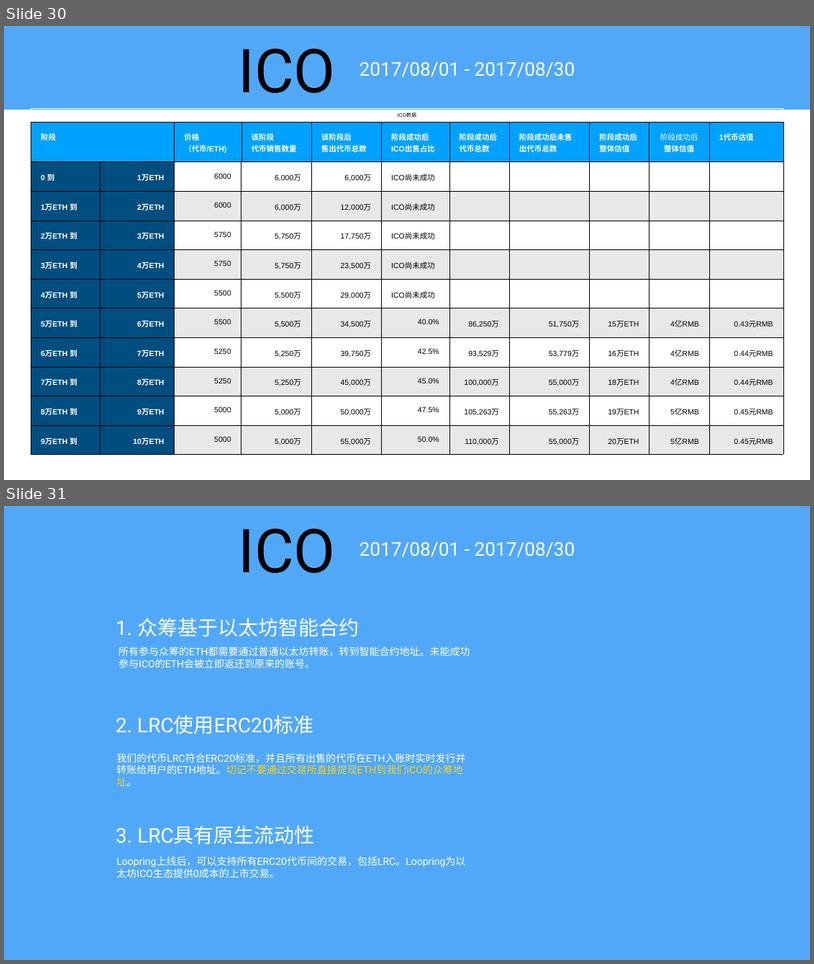
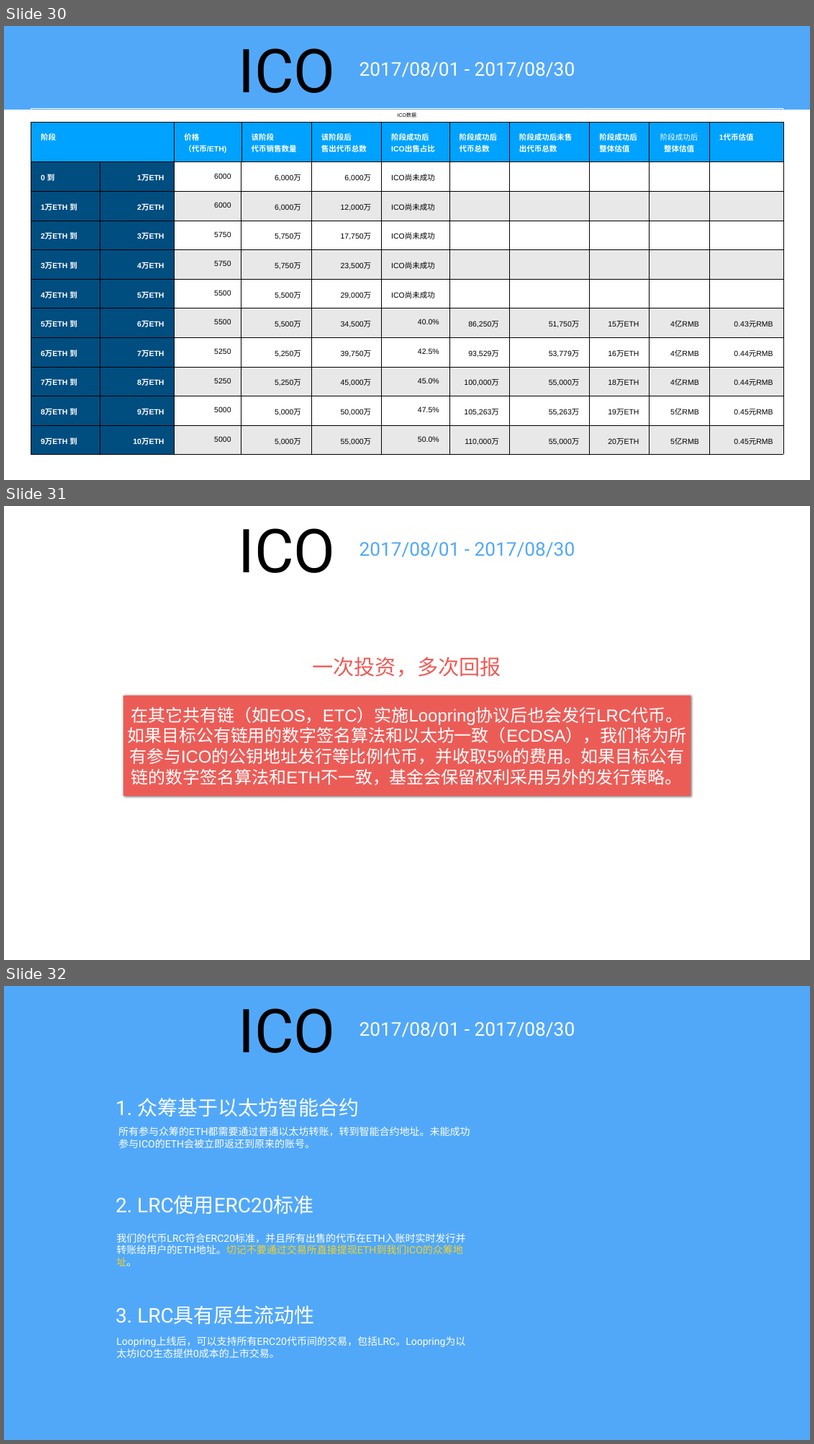
Before and after one commit to Loopring/whitepaper, a slide deck: keynote/loopring-technical.pptx. Shown one above the other, each under a label of ours: slides 30 and 31 before the commit, slides 30, 31 and 32 after it. The pictures are 814x964 and 814x1444 pixels, drawn with LibreOffice and Linux fonts; fonts in the diff are those of the drawing. Boxes give left, top, right and bottom in pixels: in the first picture for what was removed or moved away, otherwise in the second. Text is boxed around its words. In the diff, an @@ line names an element or a change of style, - is before the commit and + after.

Commit message:
updated ppt

```diff
--- a/keynote/loopring-technical.pptx
+++ b/keynote/loopring-technical.pptx
@@ slide 31 added at (x1=4, y1=506, x2=810, y2=960), background #FFFFFF @@
@@ text added at (x1=238, y1=528, x2=335, y2=573), 144 pt, text #000000 @@
+ICO
@@ text added at (x1=360, y1=542, x2=576, y2=557), 45 pt, text #51A8F9 @@
+2017/08/01 - 2017/08/30
@@ text added at (x1=312, y1=656, x2=502, y2=677), 50 pt, text #EC5C57 @@
+一次投资，多次回报
@@ rectangle added at (x1=123, y1=695, x2=691, y2=795), fill #EC5C57, 41 pt, text #FFFFFF @@
+在其它共有链（如EOS，ETC）实施Loopring协议后也会发行LRC代币。如果目标公有链用的数字签名算法和以太坊一致（ECDSA），我们将为所有参与ICO的公钥地址发行等比例代币，并收取5%的费用。如果目标公有链的数字签名算法和ETH不一致，基金会保留权利采用另外的发行策略。
@@ what was slide 31 is now slide 32 @@
```
Also in this commit, not shown: 2 other files.
